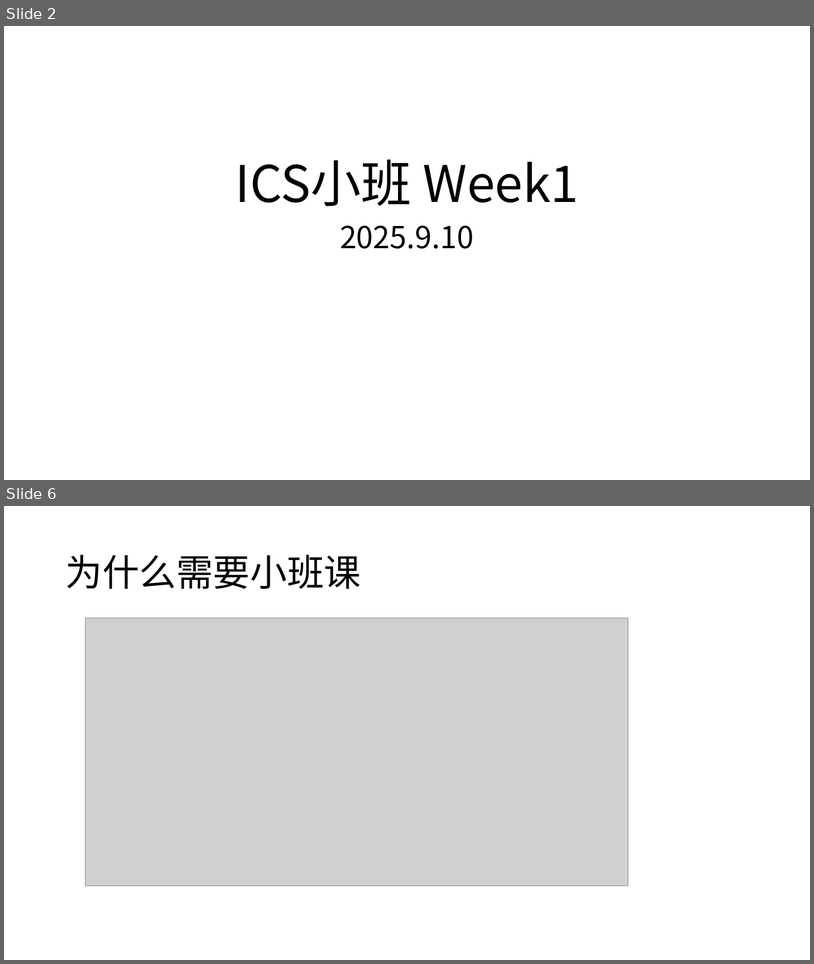
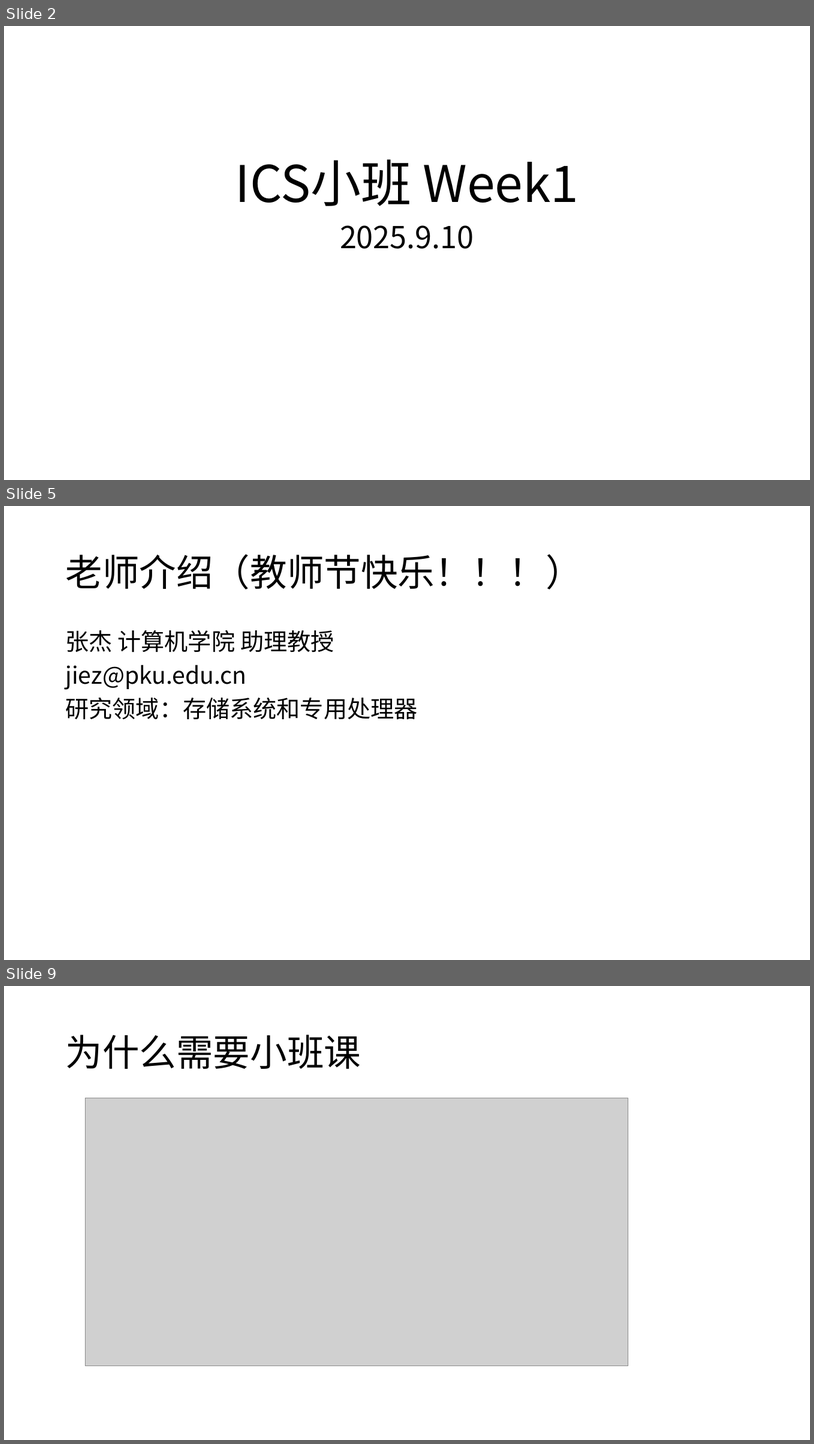
Before and after one commit to zsLiuZian/ics25, a slide deck: resource/seminar/Week1.pptx. Shown one above the other, each under a label of ours: slides 2 and 6 before the commit, slides 2, 5 and 9 after it; the slides between them are not shown. The pictures are 814x964 and 814x1444 pixels, drawn with LibreOffice and Linux fonts; fonts in the diff are those of the drawing; grey boxes stand for pictures. Boxes give left, top, right and bottom in pixels: in the first picture for what was removed or moved away, otherwise in the second. Text is boxed around its words. In the diff, an @@ line names an element or a change of style, - is before the commit and + after.

```diff
--- a/resource/seminar/Week1.pptx
+++ b/resource/seminar/Week1.pptx
@@ slide 5 added at (x1=4, y1=506, x2=810, y2=960), background #FFFFFF @@
@@ title added at (x1=65, y1=554, x2=582, y2=589), 44 pt, text #000000 @@
+老师介绍（教师节快乐！！！）
@@ text added at (x1=65, y1=630, x2=417, y2=719), 28 pt, text #000000 @@
+张杰 计算机学院 助理教授
+jiez@pku.edu.cn
+研究领域：存储系统和专用处理器
@@ what was slide 6 is now slide 9 @@
```
Also in this commit, not shown: 9 slides changed, 32 other slides added, 4 other files.
